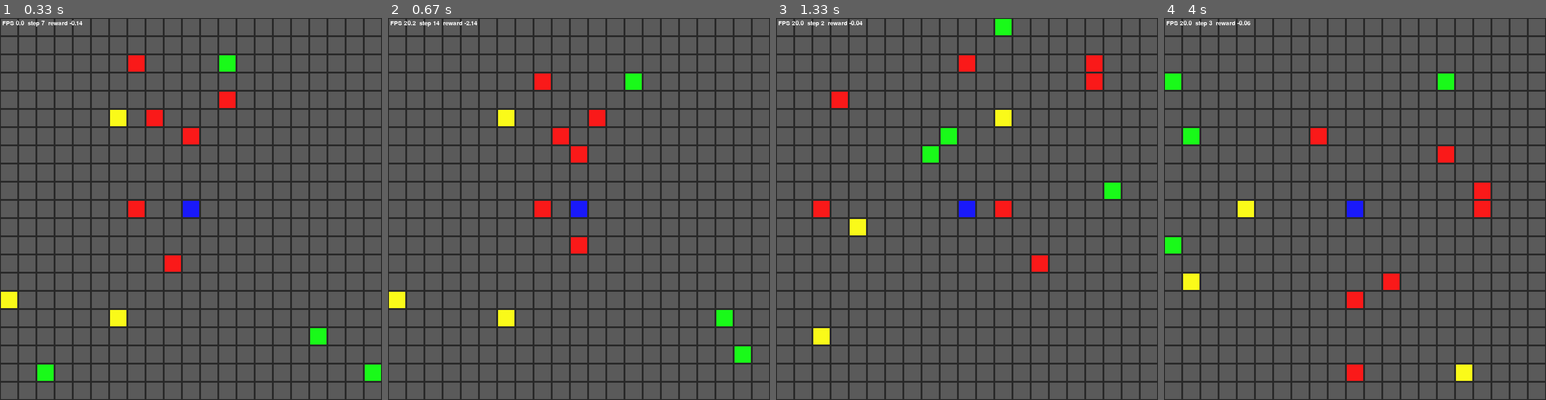
Above: before the commit, frames 1-4 (left to right).
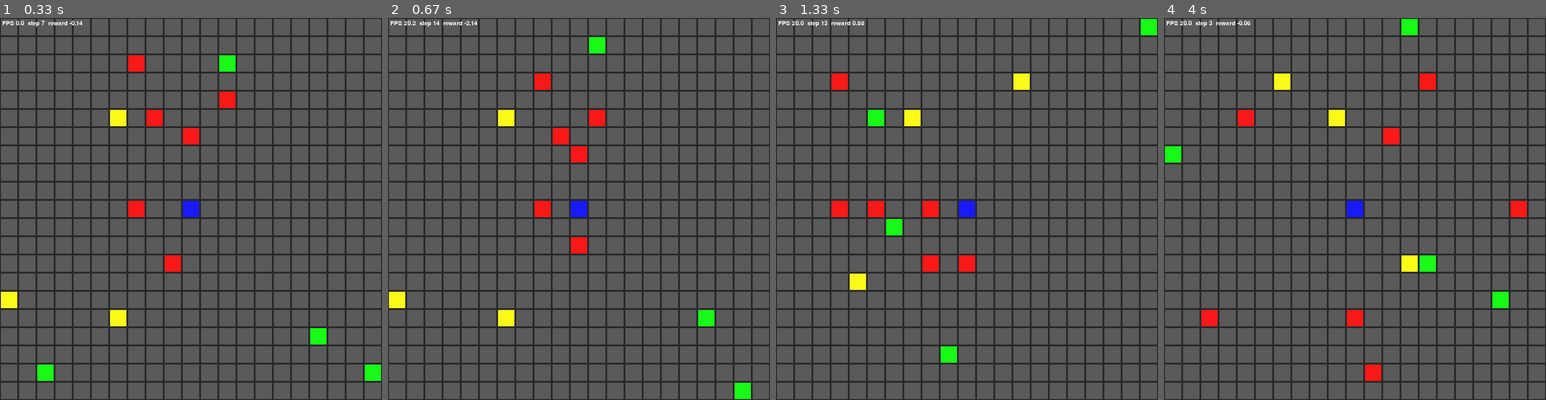
Above: after the commit, the same moments.

Repository: dgarciarieckhof/neurotheon
Game: pygame game, started from src/sim/pygame_visual.py
The game is run twice, just before and just after one commit, with the same random seed, the same clock (stepped at 60 frames per second) and the same inputs.
Inputs:
- Up to frame 1 (0.33 s): no input
- Up to frame 2 (0.67 s): tap Z at 0.33 s
- Up to frame 3 (1.33 s): tap R at 0.67 s; tap Up at 1 s
- Up to frame 4 (4 s): tap R at 1.33 s; tap Up at 1.73, 2.03, 2.23, 3.07, 3.37, 3.63, 3.97 s

Frame 1 is identical in both runs. In frame 2, 1.1% of the frame differs, in the area x 52-95%, y 5-100%; in frame 3, 5.0%; in frame 4, 5.1%, in the area x 0-95%, y 0-95%.

Commit message:
add training v0.0.3

Diff:
--- a/pyproject.toml
+++ b/pyproject.toml
@@ -5,7 +5,7 @@
 readme = "README.md"
 requires-python = ">=3.10"
 dependencies = [
-    "gymnasium[mujoco]>=1.2.0",
+    "gymnasium>=0.29",
     "ipykernel>=6.29.5",
     "jupyter>=1.1.1",
     "jupyterlab>=4.4.4",
@@ -15,21 +15,23 @@
     "pygame>=2.6.1",
     "pytest>=8.4.1",
     "rich>=14.0.0",
+    "stable-baselines3[extra]>=2.3.0",
     "tensorboard>=2.19.0",
     "torch>=2.7.1",
     "torchaudio>=2.7.1",
     "torchvision>=0.22.1",
     "tqdm>=4.67.1",
+    "wandb>=0.21.0",
 ]
 
 # ---------- tell setuptools that code lives in src/ ----------
 [tool.setuptools]
-package-dir = {"" = "src"}          # <- you already had this
+package-dir = {"" = "src"}
 
-[tool.setuptools.packages.find]     # <- ADD this block
-where = ["src"]                     # search only inside src/
+[tool.setuptools.packages.find]
+where = ["src"]
 
 # ---------- specify the build backend ----------
-[build-system]                      # <- ADD this block
+[build-system]
 requires = ["setuptools>=61", "wheel"]
 build-backend = "setuptools.build_meta"
--- /dev/null
+++ b/src/agents/curriculum.py
@@ -0,0 +1,31 @@
+from stable_baselines3.common.callbacks import BaseCallback
+
+
+class CurriculumCallback(BaseCallback):
+    """
+    Swap in a harder copy of the environment at step milestones.
+
+    milestones = [(t0, kwargs0), (t1, kwargs1), ...]
+    """
+    def __init__(self, env_ctor, milestones, verbose: int = 0):
+        super().__init__(verbose)
+        self.env_ctor = env_ctor
+        self.milestones = sorted(milestones, key=lambda x: x[0])
+        self.next_idx = 0
+
+    # SB3 populates `model` and hence `self.training_env`
+    @property
+    def _training_env(self):
+        return self.model.get_env()
+
+    def _on_step(self) -> bool:
+        if self.next_idx >= len(self.milestones):
+            return True
+
+        threshold, new_kwargs = self.milestones[self.next_idx]
+        if self.num_timesteps >= threshold:
+            if self.verbose:
+                print(f"🏆 Curriculum level-up → {new_kwargs}")
+            self._training_env.envs[0] = self.env_ctor(**new_kwargs)
+            self.next_idx += 1
+        return True
--- /dev/null
+++ b/src/agents/train.py
@@ -0,0 +1,48 @@
+"""
+Train a PPO agent on TurretEnv with curriculum and GPU auto-selection.
+Checkpoints every 10k steps in `runs/`.
+"""
+
+from envs.turret_env import TurretEnv
+from stable_baselines3 import PPO
+from stable_baselines3.common.callbacks import CheckpointCallback
+from agents.curriculum import CurriculumCallback
+
+TOTAL_STEPS = 150_000
+CKPT_FREQ   = 10_000
+
+def make_env(**kw):
+    return TurretEnv(**kw)
+
+# easy start
+env = make_env(n_enemies=4, enemy_move_every=7)
+
+# callbacks
+ckpt_cb = CheckpointCallback(
+    save_freq=CKPT_FREQ, save_path="runs", name_prefix="ppo_turret_step"
+)
+curric_cb = CurriculumCallback(
+    make_env,
+    milestones=[
+        (0,      dict(n_enemies=4, enemy_move_every=7)),
+        (50_000, dict(n_enemies=6, enemy_move_every=5)),
+        (100_000,dict(n_enemies=8, enemy_move_every=3)),
+    ],
+    verbose=1,
+)
+
+print("✔ Using PyTorch device: auto (GPU if available)")
+model = PPO(
+    "MlpPolicy",                     # 21×21×3 is small; MLP suffices
+    env,
+    learning_rate=3e-4,
+    batch_size=1024,
+    tensorboard_log="logs",
+    verbose=1,
+    device="auto",
+    policy_kwargs=dict(net_arch=[256, 256]),
+)
+
+model.learn(total_timesteps=TOTAL_STEPS, callback=[ckpt_cb, curric_cb])
+model.save("runs/ppo_turret_final")
+print("✓ Training finished – weights in runs/")
--- a/src/envs/turret_env.py
+++ b/src/envs/turret_env.py
@@ -1,13 +1,18 @@
 """
-turret_env.py – Phase-3
+turret_env.py
 ───────────────────────
-* Enemies move one cell toward the turret every `enemy_move_every` steps.
-* Allies drift one random cell every `ally_move_every` steps.
-* Neutrals are static yellow blocks.
-* Firing is instantaneous (ray-cast). Success shows explosion for renderer.
+• Fixed turret at grid centre (21 × 21 board)
+• Instant 8-direction ray-cast (idle + ↑ ↓ ← → ↖ ↗ ↙ ↘)
+• Enemies advance toward turret every `enemy_move_every` steps
+• Allies drift randomly every `ally_move_every` steps
+• Neutrals are static yellow blocks
+• Safe spawn: no entity within `safe_spawn_radius`
+• Explosion coordinate returned in info dict for one-frame flash
 """
 
-import numpy as np, gymnasium as gym
+from __future__ import annotations
+import numpy as np
+import gymnasium as gym
 from gymnasium import spaces
 from .sensors import detect
 
@@ -15,7 +20,7 @@
 class TurretEnv(gym.Env):
     metadata = {"render_modes": []}
 
-    # ─────────────────────────────────────────────
+    # ──────────────────────────────────────────────
     def __init__(
         self,
         grid_size: int = 21,
@@ -23,18 +28,18 @@
         sensor_range: int = 6,
         kill_radius: int = 1,
         safe_spawn_radius: int = 3,
-        enemy_move_every: int = 5,   # ← slower enemies
-        ally_move_every: int = 7,    # ← even slower allies
+        enemy_move_every: int = 5,
+        ally_move_every: int = 10,
         n_enemies: int = 7,
         n_allies: int = 4,
         n_neutrals: int = 3,
         enemy_stealth=(0.2, 0.8),
         ally_stealth: float = 0.1,
-        neutral_stealth: float = 0.0,   # neutrals always visible
-        neutral_misclass_p: float = 0.0, # turned off – they’re their own colour
+        neutral_stealth: float = 0.0,
         seed=None,
     ):
         super().__init__()
+        # ─ parameters
         self.gs = grid_size
         self.max_steps = max_steps
         self.sensor_range = sensor_range
@@ -45,114 +50,141 @@
         self.rng = np.random.default_rng(seed)
 
         self.cfg = dict(
-            n_enemies=n_enemies, n_allies=n_allies, n_neutrals=n_neutrals,
-            enemy_stealth=enemy_stealth, ally_stealth=ally_stealth,
+            n_enemies=n_enemies,
+            n_allies=n_allies,
+            n_neutrals=n_neutrals,
+            enemy_stealth=enemy_stealth,
+            ally_stealth=ally_stealth,
             neutral_stealth=neutral_stealth,
         )
 
-        # idle + 8 compass directions
+        # action vectors (idle + 8 dirs)
         self.vec = {
             0: np.array([0, 0]),
             1: np.array([-1, 0]), 2: np.array([1, 0]),
-            3: np.array([0,-1]), 4: np.array([0, 1]),
-            5: np.array([-1,-1]),6: np.array([-1, 1]),
-            7: np.array([ 1,-1]),8: np.array([ 1, 1]),
+            3: np.array([0, -1]), 4: np.array([0, 1]),
+            5: np.array([-1, -1]), 6: np.array([-1, 1]),
+            7: np.array([1, -1]), 8: np.array([1, 1]),
         }
         self.action_space = spaces.Discrete(9)
         self.observation_space = spaces.Box(
-            0, 1, shape=(self.gs, self.gs, 3), dtype=np.float32)
+            0, 1, shape=(self.gs, self.gs, 3), dtype=np.float32
+        )
 
         centre = self.gs // 2
         self.agent_pos = np.array([centre, centre])
         self.reset()
 
-    # ───────────────── spawn / helpers ───────────
-    def _random_cell(self, used):
+    # ───────────────── helpers ───────────────────
+    def _random_cell(self, used: set[tuple[int, int]]) -> np.ndarray:
         while True:
             p = tuple(self.rng.integers(0, self.gs, 2))
-            if p in used: continue
+            if p in used:
+                continue
             if np.linalg.norm(np.array(p) - self.agent_pos) >= self.safe_spawn_radius:
-                used.add(p); return np.array(p)
+                used.add(p)
+                return np.array(p)
 
     def _spawn_entities(self):
         used = {tuple(self.agent_pos)}
-        ents=[]
+        ents = []
         for _ in range(self.cfg["n_enemies"]):
-            ents.append(dict(pos=self._random_cell(used),type="enemy",
-                             stealth=self.rng.uniform(*self.cfg["enemy_stealth"])))
+            ents.append(dict(
+                pos=self._random_cell(used), type="enemy",
+                stealth=self.rng.uniform(*self.cfg["enemy_stealth"])))
         for _ in range(self.cfg["n_allies"]):
-            ents.append(dict(pos=self._random_cell(used),type="ally",
-                             stealth=self.cfg["ally_stealth"]))
+            ents.append(dict(
+                pos=self._random_cell(used), type="ally",
+                stealth=self.cfg["ally_stealth"]))
         for _ in range(self.cfg["n_neutrals"]):
-            ents.append(dict(pos=self._random_cell(used),type="neutral",
-                             stealth=self.cfg["neutral_stealth"]))
+            ents.append(dict(
+                pos=self._random_cell(used), type="neutral",
+                stealth=self.cfg["neutral_stealth"]))
         return ents
 
     def _get_obs(self):
         obs = np.zeros((self.gs, self.gs, 3), np.float32)
         for e in self.entities:
             if detect(e, self.agent_pos, self.sensor_range, self.rng):
-                x,y = e["pos"]
-                if   e["type"]=="enemy":   obs[x,y,0]=1
-                elif e["type"]=="ally":    obs[x,y,1]=1
-                else:  # neutral
-                    obs[x,y,0]=1; obs[x,y,1]=1  # yellow
-        ax,ay=self.agent_pos; obs[ax,ay,2]=1
+                x, y = e["pos"]
+                if e["type"] == "enemy":
+                    obs[x, y, 0] = 1
+                elif e["type"] == "ally":
+                    obs[x, y, 1] = 1
+                else:                       # neutral → yellow
+                    obs[x, y, 0] = obs[x, y, 1] = 1
+        ax, ay = self.agent_pos
+        obs[ax, ay, 2] = 1
         return obs
 
-    # ───────────────── movement ──────────────────
     def _move(self):
         if self.steps % self.enemy_move_every == 0:
             for e in self.entities:
-                if e["type"]!="enemy": continue
-                e["pos"]=np.clip(e["pos"]+np.sign(self.agent_pos-e["pos"]),0,self.gs-1)
+                if e["type"] != "enemy":
+                    continue
+                e["pos"] = np.clip(
+                    e["pos"] + np.sign(self.agent_pos - e["pos"]),
+                    0, self.gs - 1)
         if self.steps % self.ally_move_every == 0:
-            dirs=list(self.vec.values())[1:]
+            dirs = list(self.vec.values())[1:]
             for e in self.entities:
-                if e["type"]!="ally": continue
-                e["pos"]=np.clip(e["pos"]+self.rng.choice(dirs),0,self.gs-1)
+                if e["type"] != "ally":
+                    continue
+                e["pos"] = np.clip(
+                    e["pos"] + self.rng.choice(dirs), 0, self.gs - 1)
 
     # ───────────────── Gym API ───────────────────
     def reset(self, *, seed=None, options=None):
         super().reset(seed=seed)
-        self.entities=self._spawn_entities()
-        self.steps=0
-        return self._get_obs(),{}
+        self.entities = self._spawn_entities()
+        self.steps = 0
+        return self._get_obs(), {}
 
-    def step(self, action:int):
-        info={"hit":None,"explosion":None,"turret_destroyed":False}
-        reward,done=0.0,False
+    def step(self, action: int):
+        info = {"hit": None, "explosion": None, "turret_destroyed": False}
+        reward, done = 0.0, False
 
-        # ─── instant laser / ray-cast ───
+        # ─── instant ray-cast shot
         if action:
             pos = self.agent_pos.copy()
             while True:
                 pos = pos + self.vec[action]
-                x,y = pos
-                if not (0<=x<self.gs and 0<=y<self.gs): break
-                hit_idx=next((i for i,e in enumerate(self.entities)
-                              if np.array_equal(e["pos"],pos)),None)
-                if hit_idx is not None:
-                    e=self.entities.pop(hit_idx)
-                    info["explosion"]=pos.copy()
-                    if   e["type"]=="enemy": reward+=1;   info["hit"]="enemy"
-                    elif e["type"]=="ally":  reward-=2;   info["hit"]="ally"
-                    else:                    reward-=0.5; info["hit"]="neutral"
+                x, y = pos
+                if not (0 <= x < self.gs and 0 <= y < self.gs):
+                    break
+                idx = next((i for i, e in enumerate(self.entities)
+                            if np.array_equal(e["pos"], pos)), None)
+                if idx is not None:
+                    e = self.entities.pop(idx)
+                    info["explosion"] = pos.copy()
+                    if e["type"] == "enemy":
+                        reward += 1;  info["hit"] = "enemy"
+                    elif e["type"] == "ally":
+                        reward -= 2;  info["hit"] = "ally"
+                    else:
+                        reward -= .5; info["hit"] = "neutral"
                     break
         else:
-            reward-=0.02  # idle cost
+            reward -= 0.02      # idle
 
-        # move entities after shot
+        # ─── move entities
         self._move()
 
-        # proximity defeat
+        # ─── proximity defeat
         for e in self.entities:
-            if e["type"]=="enemy" and np.linalg.norm(e["pos"]-self.agent_pos)<=self.kill_radius:
-                done=True; info["turret_destroyed"]=True; reward-=5; break
+            if e["type"] == "enemy" and \
+               np.linalg.norm(e["pos"] - self.agent_pos) <= self.kill_radius:
+                done = True
+                info["turret_destroyed"] = True
+                reward -= 5
+                break
 
-        self.steps+=1
-        if self.steps>=self.max_steps or not any(e["type"]=="enemy" for e in self.entities):
-            done=True
-        return self._get_obs(),reward,done,False,info
+        # ─── episode end
+        self.steps += 1
+        if self.steps >= self.max_steps or \
+           not any(e["type"] == "enemy" for e in self.entities):
+            done = True
+        return self._get_obs(), reward, done, False, info
 
-    def render(self): pass
+    def render(self):  # viewer handles graphics
+        pass
--- /dev/null
+++ b/src/sim/live_monitor.py
@@ -0,0 +1,62 @@
+"""
+Reload newest weights from runs/ every 30s and play an episode
+so you can *see* learning progress while `train.py` is running.
+"""
+import glob, os, time, pygame
+from envs.turret_env import TurretEnv
+from stable_baselines3 import PPO
+from sim.pygame_visual import draw, CELL, MARGIN, COL         # reuse routines
+
+CHECK_EVERY = 30      # seconds
+
+def newest_checkpoint():
+    files = glob.glob("runs/ppo_turret_step-*.zip")
+    return max(files, key=os.path.getmtime) if files else None
+
+def main():
+    pygame.init()
+    env = TurretEnv()
+    win = pygame.display.set_mode((env.gs*CELL, env.gs*CELL))
+    font = pygame.font.SysFont(None, 20); clock = pygame.time.Clock()
+
+    weights = newest_checkpoint()
+    if not weights:
+        print("Waiting for first checkpoint…")
+        while not weights:
+            time.sleep(CHECK_EVERY)
+            weights = newest_checkpoint()
+
+    model = PPO.load(weights, env=env, device="cpu")
+    obs,_ = env.reset(); env.observation = obs
+    explosion_pos=None; ttl=0; step=0; score=0
+
+    t_last = time.time()
+    running=True
+    while running:
+        # reload weights periodically
+        if time.time()-t_last > CHECK_EVERY:
+            latest = newest_checkpoint()
+            if latest and latest != weights:
+                print("🔄  Reloading", latest)
+                model = PPO.load(latest, env=env, device="cpu")
+                weights = latest
+            t_last = time.time()
+
+        for e in pygame.event.get():
+            if e.type==pygame.QUIT: running=False
+        action,_ = model.predict(obs, deterministic=True)
+        obs,r,done,_,info = env.step(action)
+        env.observation = obs
+        score+=r; step+=1
+        if info.get("explosion") is not None:
+            explosion_pos=info["explosion"]; ttl=1
+        elif ttl: ttl-=1
+        else: explosion_pos=None
+        if done:
+            obs,_=env.reset(); env.observation=obs; step=score=0
+        draw(env, win, font, clock.get_fps(), step, score,
+             explosion_pos, ttl)
+        clock.tick(20)
+    pygame.quit()
+
+if __name__=="__main__": main()
--- /dev/null
+++ b/tests/test_curriculum_callback.py
@@ -0,0 +1,26 @@
+from types import SimpleNamespace
+from agents.curriculum import CurriculumCallback
+from envs.turret_env import TurretEnv
+
+
+def make_env(**kw):
+    return TurretEnv(**kw)
+
+
+def test_curriculum_switch():
+    cb = CurriculumCallback(
+        make_env,
+        milestones=[(0, {"n_enemies": 1}), (3, {"n_enemies": 5})],
+    )
+
+    dummy_vec = SimpleNamespace(envs=[make_env(n_enemies=1)])
+    fake_model = SimpleNamespace(get_env=lambda: dummy_vec)
+    cb.model = fake_model  # SB3 attaches this
+
+    cb.num_timesteps = 0
+    cb._on_step()
+    assert dummy_vec.envs[0].cfg["n_enemies"] == 1
+
+    cb.num_timesteps = 3
+    cb._on_step()
+    assert dummy_vec.envs[0].cfg["n_enemies"] == 5
--- /dev/null
+++ b/tests/test_device_auto.py
@@ -0,0 +1,10 @@
+import torch, pytest
+from envs.turret_env import TurretEnv
+from stable_baselines3 import PPO
+
+def test_auto_device_cpu(monkeypatch):
+    # Force CUDA unavailable so SB3 must pick CPU
+    monkeypatch.setattr(torch.cuda, "is_available", lambda: False)
+    model = PPO("MlpPolicy", TurretEnv(n_enemies=0), device="auto",
+                policy_kwargs=dict(net_arch=[32]))
+    assert model.device.type == "cpu"
--- /dev/null
+++ b/tests/test_env.py
@@ -0,0 +1,17 @@
+import numpy as np
+from envs.turret_env import TurretEnv
+
+
+def test_enemy_moves_exactly_one_cell():
+    env = TurretEnv(seed=1, n_enemies=0, enemy_move_every=4)
+
+    start = env.agent_pos + np.array([-4, -4])
+    env.entities.append(dict(pos=start.copy(), type="enemy", stealth=0.0))
+    idx = len(env.entities) - 1           # remember our enemy
+
+    k = env.enemy_move_every
+    for _ in range(k):
+        env.step(0)
+
+    moved = env.entities[idx]["pos"]
+    assert np.sum(np.abs(moved - start)) == 2      # (±1, ±1)
--- a/tests/test_env_basic.py
+++ /dev/null
@@ -1,18 +0,0 @@
-from envs.turret_env import TurretEnv
-
-def test_basic_loop():
-    env = TurretEnv()
-    obs, _ = env.reset()
-    assert obs.shape == (env.gs, env.gs, 3)
-
-    done, ep_reward = False, 0
-    steps = 0
-    while not done and steps < 20:
-        action = env.action_space.sample()
-        obs, r, done, _, info = env.step(action)
-        ep_reward += r
-        steps += 1
-
-    # At least one step should modify reward either positively or negatively
-    assert ep_reward != 0
-    env.close()
Empty file added: src/agents/__init__.py
